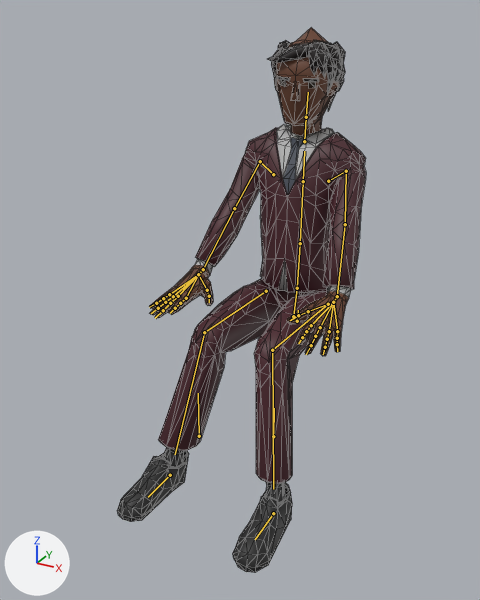
A saved change to the glTF model js/models/avatars/club-crowd-m7.glb.
The view is the same before and after, from a camera (50 mm lens) standing at (0.874, -1.918, 1.44) and looking at (-0.029, -0.277, 0.62). Lighting does not change. The marker at lower left points along +X, +Y and +Z. The picture after the commit comes second. Both versions are drawn at frame 287 of the action 'Seated_Low_Loop'; the numbers are the values there. The bones that change, and the others that lie on the model, are drawn over the model as lines. Mesh edges are drawn as thin lines.

The first picture shows 'Suit_Body'.
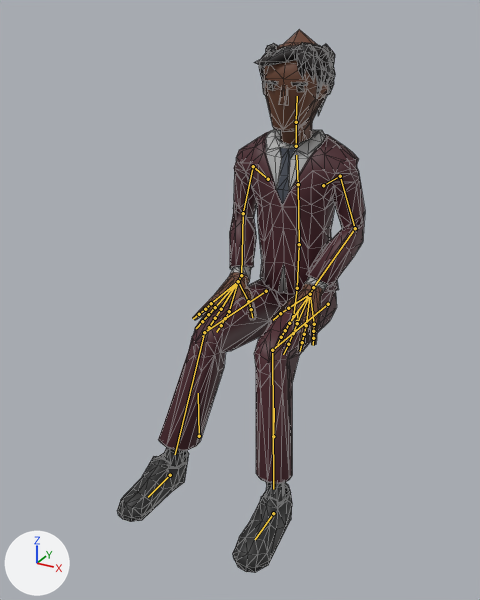
Changed parts and their boxes (x1, y1, x2, y2) in the pictures (480 x 600 px):
'Suit_Body', posed: before (117, 27, 366, 573); after (117, 29, 365, 573)
bone 'Abdomen', root to tip: before (297, 288) to (300, 243); after (297, 288) to (299, 244)
bone 'Torso', root to tip: before (300, 243) to (303, 181); after (299, 244) to (298, 184)
bone 'Chest', root to tip: before (303, 181) to (304, 151); after (298, 184) to (296, 155)
bone 'Neck', root to tip: before (304, 141) to (306, 117); after (296, 146) to (296, 122)
bone 'Head', root to tip: before (306, 117) to (308, 92); after (296, 122) to (297, 96)
bone 'UpperArm.L', root to tip: before (346, 171) to (345, 224); after (340, 176) to (355, 228)
bone 'LowerArm.L', root to tip: before (345, 224) to (337, 296); after (355, 228) to (313, 287)
bone 'Wrist.L', root to tip: before (337, 296) to (333, 302); after (313, 287) to (310, 294)
bone 'UpperArm.R', root to tip: before (260, 161) to (234, 208); after (253, 166) to (243, 213)
bone 'LowerArm.R', root to tip: before (234, 208) to (203, 269); after (243, 213) to (241, 275)
bone 'Wrist.R', root to tip: before (203, 269) to (198, 274); after (241, 275) to (238, 281)

The edits, one by one:
Bone 'Abdomen' (bone_abdomen) turns from (0, 0, 0) to (4, 0, 0) degrees about its own x, y and z.
Bone 'Torso' (bone_torso) turns from (0, 0, 0) to (5, 0, 0) degrees about its own x, y and z.
Bone 'Chest' (bone_chest) turns from (0, 0, 0) to (5, 0, 0) degrees about its own x, y and z.
Bone 'Neck' (bone_neck) turns from (0, 1, 0) to (-6, 1, 0) degrees about its own x, y and z.
Bone 'Head' (bone_head) turns from (-1, 2, -1) to (-8, 2, 0) degrees about its own x, y and z.
Bone 'UpperArm.L' (bone_upperarm_l) turns from (-59, -20, -38) to (-74, -4, 9) degrees about its own x, y and z.
Bone 'LowerArm.L' (bone_lowerarm_l) turns from (-1, 8, 3) to (-45, 32, -73) degrees about its own x, y and z.
Bone 'Wrist.L' (bone_wrist_l) turns from (19, 30, -25) to (31, 35, 17) degrees about its own x, y and z.
Bone 'UpperArm.R' (bone_upperarm_r) turns from (-58, 21, 38) to (-75, 6, -7) degrees about its own x, y and z.
Bone 'LowerArm.R' (bone_lowerarm_r) turns from (-1, -8, -3) to (-43, -33, 69) degrees about its own x, y and z.
Bone 'Wrist.R' (bone_wrist_r) turns from (18, -30, 25) to (30, -36, -16) degrees about its own x, y and z.
